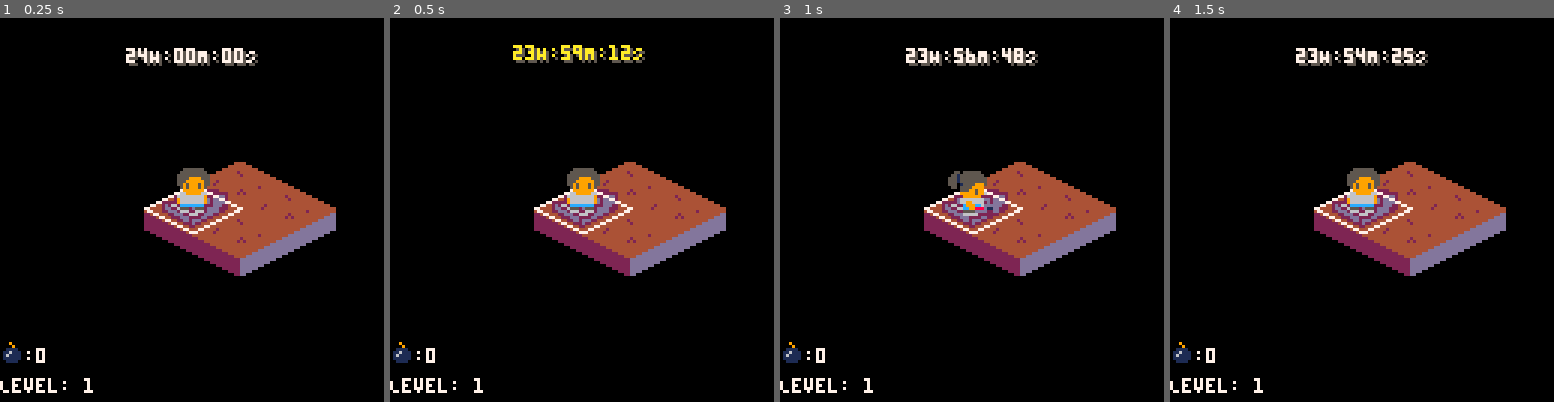
Above: before the commit, frames 1-4 (left to right).
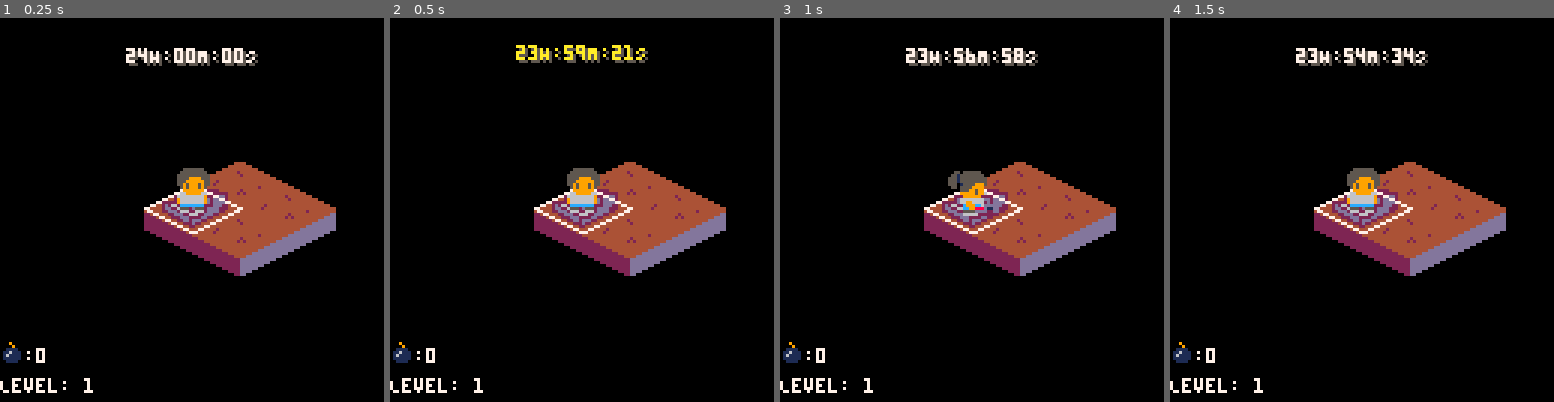
Above: after the commit, the same moments.

Repository: scottnm/collards.p8
Game: PICO-8 cartridge collards.p8
Two runs of this game, one before a commit and one after it. Both use one fixed random seed, a clock stepped at 60 frames per second and the inputs below.
Inputs:
- Up to frame 1 (0.25 s): no input
- Up to frame 2 (0.5 s): tap X (X key) at 0.33 s
- Up to frame 3 (1 s): tap O (Z key) at 0.7 s
- Up to frame 4 (1.5 s): tap X (X key) at 1.07 s

Frame 1 is identical in both runs. In frame 2, 0.9% of the frame differs, in the area x 32-68%, y 7-12%; in frame 3, less than 0.1%; in frame 4, less than 0.1%.

Commit message:
Add a lose state and animation if the timer runs out

Diff:
--- a/main.lua
+++ b/main.lua
@@ -1,4 +1,10 @@
 -- main.lua - main game logic
+
+GameStateType = {
+    PreGame = 1,
+    MainGame = 2,
+    LoseGame = 3,
+}
 
 TileType = {
     Empty = 1,
@@ -52,12 +58,24 @@
 g_player = nil
 g_input = nil
 g_player_found_exit_timer = nil
-g_ingame_timer = nil
+g_game_state = nil
+g_game_timer_ui = nil
 g_anims = nil
 g_camera_player_offset = nil
 g_bombs = nil
+g_lose_game_state = nil
+
+g_maingame_tick_count = 0
+g_maingame_time_limit = (5 * 60 * 30) -- five minutes worth of ticks
 
 function _init()
+    reset()
+end
+
+function reset()
+    g_maingame_tick_count = 0
+    g_game_state = GameStateType.PreGame
+    g_lose_game_state = nil
     g_player = {}
     g_player.pos = { x = 0, y = 0 }
     g_player.sprite_offset = { x = -8, y = -14 }
@@ -91,7 +109,8 @@
         CollectItem = create_anim_flow({46}, 1, 2, false),
         BombCountdown = create_anim_flow({74, 74, 74, 74, 74, 74, 74, 75, 74, 74, 75, 74, 74, 75, 74}, 15, 1, false),
     }
-    g_ingame_timer = make_ui_timer(on_ui_timer_flash)
+    g_game_timer_ui = make_ui_timer(on_ui_timer_flash, g_maingame_time_limit)
+    g_game_timer_ui.set_blinking(true)
 
     -- TODO: sometimes I refer to these as maps. Sometimes as levels. I should fix this. It's confusing
     g_maps = generate_maps(10)
@@ -102,8 +121,36 @@
     -- get input
     g_input = poll_input(g_input)
 
+    if g_game_state == GameStateType.MainGame then
+        main_game_update(g_input)
+    elseif g_game_state == GameStateType.PreGame then
+        pre_game_update(g_input)
+    elseif g_game_state == GameStateType.LoseGame then
+        lose_game_update(g_input)
+    end
+end
+
+function pre_game_update(input)
+    local any_btn = (
+       input.btn_left or
+       input.btn_right or
+       input.btn_up or
+       input.btn_down or
+       input.btn_o or
+       input.btn_x)
+
+    g_game_timer_ui.update(g_maingame_tick_count)
+    if any_btn then
+        g_game_timer_ui.set_blinking(false)
+        g_game_state = GameStateType.MainGame
+    end
+end
+
+function main_game_update(input)
+    g_maingame_tick_count += 1
+
     -- update our in-game accelerated timer UI
-    g_ingame_timer.update(g_input)
+    g_game_timer_ui.update(g_maingame_tick_count)
 
     -- handle input blocking animation states
     local block_input = false
@@ -153,7 +200,7 @@
 
     -- if we aren't blocking new input process it
     if not block_input then
-        handle_new_input(g_input)
+        handle_new_input(input)
     end
 
     -- update bomb states. We update these regardless of input blocks because bomb updates
@@ -181,6 +228,15 @@
     -- clean up any bombs which have finished
     for bomb in all(finished_bombs) do
         del(g_bombs, bomb)
+    end
+
+    if g_maingame_tick_count >= g_maingame_time_limit then
+        g_lose_game_state = {
+            substate = "scroll_timer",
+            timer_scroll = 0,
+        }
+        g_game_state = GameStateType.LoseGame
+        g_game_timer_ui.set_blinking(true)
     end
 end
 
@@ -334,7 +390,41 @@
     camera_ofs.y = new_ofs.y - 64
 end
 
+function lose_game_update(input)
+    g_game_timer_ui.update(g_maingame_tick_count)
+
+    if g_lose_game_state.substate == "scroll_timer" then
+        g_lose_game_state.timer_scroll += 1
+        g_game_timer_ui.move(0, 0.5)
+        if g_lose_game_state.timer_scroll == 120 then
+            g_lose_game_state.substate = "brief_blink"
+            g_lose_game_state.final_blink = make_ingame_timer(120)
+        end
+    elseif g_lose_game_state.substate == "brief_blink" then
+        g_lose_game_state.final_blink.update()
+        if g_lose_game_state.final_blink.done() then
+            g_lose_game_state.substate = "display_lose_text"
+            g_lose_game_state.lose_text_roll_timer = make_ingame_timer(240)
+            g_lose_game_state.lose_text = "you were unable to make\nyour way to the bottom\nof the cavern in time.\n\nyour family's most\ncherished heirloom is\nlost. gone forever.\n\nthis is unacceptable.\nwe'll have to try again.\n\nx/c - to reset"
+        end
+    elseif g_lose_game_state.substate == "display_lose_text" then
+        g_lose_game_state.lose_text_roll_timer.update()
+        if g_lose_game_state.lose_text_roll_timer.done() and (input.btn_x or input.btn_o) then
+            reset()
+        end
+    end
+end
+
 function _draw()
+    if g_game_state == GameStateType.MainGame or
+       g_game_state == GameStateType.PreGame then
+       draw_game()
+    elseif g_game_state == GameStateType.LoseGame then
+        draw_lose_game()
+    end
+end
+
+function draw_game()
     cls(Colors.BLACK)
 
     -- Set the camera view so that the world is draw relative to its position
@@ -433,10 +523,38 @@
     print(":"..g_player.bomb_count, 8, 110, Colors.White)
 
     -- draw the in-game timer UI
-    g_ingame_timer.draw()
+    g_game_timer_ui.draw(g_maingame_tick_count)
 
     -- uncomment to display frame stats
     -- dbg_display_frame_stats({ x = 80, y = 80 })
+end
+
+function draw_lose_game()
+    cls(Colors.BLACK)
+
+    if g_lose_game_state.substate != "display_lose_text" then
+        -- Set the camera view so that the world is draw relative to its position
+        camera_follow_player(g_player, g_camera_player_offset)
+        camera(g_camera_player_offset.x, g_camera_player_offset.y);
+
+        -- draw the player frozen at the lose state
+        local player_sprite_pos = sprite_pos(g_player)
+        draw_anim(g_player, player_sprite_pos)
+
+        -- reset the camera to 0 keep the UI fixed on screen
+        camera(0, 0)
+
+        -- draw the level UI
+        print("Level: "..g_map.level_id, 0, 120, Colors.White)
+
+        -- draw the in-game timer UI
+        g_game_timer_ui.draw(g_maingame_tick_count)
+    else
+        local rolled_text_ratio = g_lose_game_state.lose_text_roll_timer.get_elapsed_ratio()
+        local end_char = flr((#g_lose_game_state.lose_text) * rolled_text_ratio)
+        local lose_text = sub(g_lose_game_state.lose_text, 1, end_char)
+        print(lose_text, 10, 10, Colors.White)
+    end
 end
 
 function center_text(rect, text)
@@ -1194,3 +1312,5 @@
 --         pages graphic)
 -- title screen
 -- SUPPOERT ITEMTYPE.BOOK in ALL PLACES IN CODE WHERE ITEMTYPE.PAGE/BOMB
+-- last minute ideas. a trap which disorients you
+-- last minute ideas. an item which slows down time for a bit
--- a/timer.lua
+++ b/timer.lua
@@ -2,61 +2,68 @@
 
 function make_ingame_timer(num_frames)
     local self = {
-        frames_left = num_frames
+        frames = 0,
+        num_frames = num_frames,
     }
 
     local update = function()
-        if self.frames_left != 0 then
-            self.frames_left -= 1
+        if self.frames < self.num_frames then
+            self.frames += 1
         end
     end
 
     local done = function()
-        return self.frames_left == 0
+        return self.frames >= self.num_frames
+    end
+
+    local get_elapsed_ratio = function()
+        return self.frames / self.num_frames
     end
 
     return {
+        get_elapsed_ratio = get_elapsed_ratio,
         update = update,
         done = done
     }
 end
 
-function make_ui_timer(on_flash)
+function make_ui_timer(on_shake, total_ticks)
     local self = {
-        timer_blink = 0,
-        timer_blink_period = 25,
+        blinking = true,
+        blink_ticks = 0,
+        blink_period = 25,
         real_time_ticks = nil,
-        flashing = false,
-        on_flash = on_flash,
+        shaking = false,
+        on_shake = on_shake,
+        total_ticks = total_ticks,
+        pos_x = 42,
+        pos_y = 10,
     }
 
-    local get_realtime_completion_ratio = function (realtime_tick_tracker)
-        local realtime_ticks = 0
-        if realtime_tick_tracker != nil then
-            realtime_ticks = realtime_tick_tracker
-        end
-
-        local total_realtime_ticks = (5 * 60 * 30) -- five minutes worth of ticks
-        return realtime_ticks / total_realtime_ticks
+    local get_timer_completion_ratio = function (current_tick_count)
+        return current_tick_count / self.total_ticks
     end
 
-    local should_flash_time = function (realtime_tick_tracker)
-        if realtime_tick_tracker == nil then
+    local should_shake_time = function (current_tick_count)
+        if current_tick_count == 0 or current_tick_count == self.total_ticks then
             return false
         end
 
-        local realtime_ticks = realtime_tick_tracker
-        local flash_start = flr(5 * 60 * 30 / 24)
-        local flash_duration_in_ticks = 10
-        return (realtime_ticks % flash_start) < flash_duration_in_ticks
+        local shake_start = flr(self.total_ticks / 24)
+        local shake_duration_in_ticks = 10
+        return (current_tick_count % shake_start) < shake_duration_in_ticks
     end
 
-    local get_timer_blink_state = function ()
-        if self.timer_blink == nil then
-            return nil
+    local set_blinking = function(blinking)
+        self.blinking = blinking
+    end
+
+    local hide_timer_for_blink = function ()
+        if not self.blinking then
+            return false
         end
 
-        return self.timer_blink < self.timer_blink_period
+        return self.blink_ticks >= self.blink_period
     end
 
     local generate_timestamp = function (time_in_minutes)
@@ -68,69 +75,63 @@
         return { Hours = hrs_part, Minutes = minutes_part, Seconds = seconds_part }
     end
 
-    local update_timer = function (input)
-        if self.real_time_ticks == nil then
-            local any_btn_change = (input.btn_left_change or
-               input.btn_right_change or
-               input.btn_up_change or
-               input.btn_down_change or
-               input.btn_o_change or
-               input.btn_x_change)
+    local start_timer = function()
+        self.started = true
+    end
 
-            if any_btn_change then
-                self.real_time_ticks = 0
-                self.timer_blink = nil
+    local update_timer = function (current_tick_count)
+        if self.blinking then
+            self.blink_ticks += 1
+            if self.blink_ticks > (self.blink_period * 1.5) then
+                self.blink_ticks = 0
             end
         end
 
-        if self.timer_blink != nil then
-            self.timer_blink += 1
-            if self.timer_blink > (self.timer_blink_period * 1.5) then
-                self.timer_blink = 0
-            end
+        local should_shake = should_shake_time(current_tick_count)
+        if should_shake and (not self.shaking) then
+            self.on_shake()
+        end
+        self.shaking = should_shake
+    end
+
+    local draw_timer = function(current_tick_count)
+        -- render the timer
+        if hide_timer_for_blink() then
+            return
         end
 
-        if self.real_time_ticks != nil then
-            self.real_time_ticks += 1
+        local text_color = Colors.White
+        local text_pos_x = self.pos_x
+        local text_pos_y = self.pos_y
+        -- TODO:if self.shaking and (blink_state == nil) then
+        if self.shaking then
+            text_color = Colors.Yellow
+            -- add shake to timer
+            text_pos_x += rnd_incrange(-1, 1)
+            text_pos_y += rnd_incrange(-1, 1)
         end
 
-        local should_flash = should_flash_time(self.real_time_ticks)
-        if should_flash and (not self.flashing) then
-            self.on_flash()
-        end
-        self.flashing = should_flash
+        local time_elapsed_ratio = get_timer_completion_ratio(current_tick_count)
+        local ingame_total_minutes = (24 * 60)
+        local time_remaining_minutes = (1 - time_elapsed_ratio) * ingame_total_minutes
+        local time_remaining_parts = generate_timestamp(time_remaining_minutes)
+
+        local timer_text = format_int_base10(time_remaining_parts.Hours, 2) .. "H:" .. format_int_base10(time_remaining_parts.Minutes, 2) .. "M:" .. format_int_base10(time_remaining_parts.Seconds, 2) .. "S"
+
+        -- render the timer text with a gray drop shadow
+        print(timer_text, text_pos_x + 1, text_pos_y + 1, Colors.DarkGray)
+        print(timer_text, text_pos_x, text_pos_y, text_color)
     end
 
-    local draw_timer = function()
-        -- render the timer
-        local blink_state = get_timer_blink_state()
-        local hide_timer_for_blink = (blink_state != nil) and (not blink_state)
-        if not hide_timer_for_blink then
-            local text_color = Colors.White
-            local text_pos_x = 42
-            local text_pos_y = 10
-            if self.flashing and (blink_state == nil) then
-                text_color = Colors.Yellow
-                -- add shake to timer
-                text_pos_x += rnd_incrange(-1, 1)
-                text_pos_y += rnd_incrange(-1, 1)
-            end
-
-            local time_elapsed_ratio = get_realtime_completion_ratio(self.real_time_ticks)
-            local ingame_total_minutes = (24 * 60)
-            local time_remaining_minutes = (1 - time_elapsed_ratio) * ingame_total_minutes
-            local time_remaining_parts = generate_timestamp(time_remaining_minutes)
-
-            local timer_text = format_int_base10(time_remaining_parts.Hours, 2) .. "H:" .. format_int_base10(time_remaining_parts.Minutes, 2) .. "M:" .. format_int_base10(time_remaining_parts.Seconds, 2) .. "S"
-
-            -- render the timer text with a gray drop shadow
-            print(timer_text, text_pos_x + 1, text_pos_y + 1, Colors.DarkGray)
-            print(timer_text, text_pos_x, text_pos_y, text_color)
-        end
+    local move_timer = function(x, y)
+        self.pos_x += x
+        self.pos_y += y
     end
 
     return {
+        set_blinking = set_blinking,
         update = update_timer,
         draw = draw_timer,
+        move = move_timer,
     }
 end
